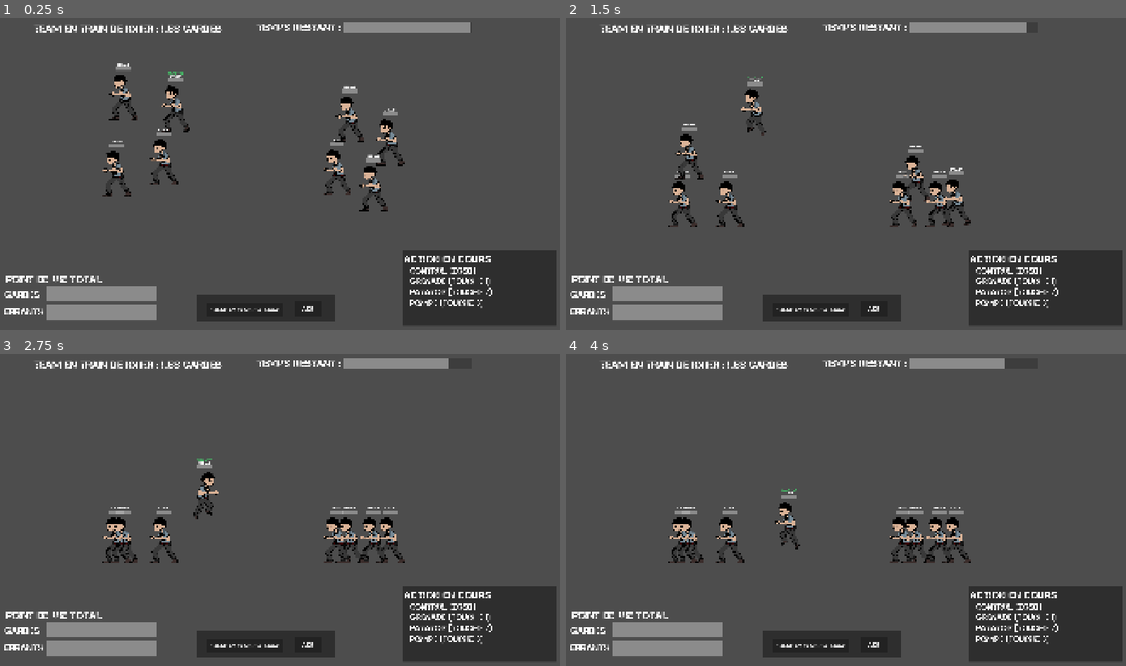
Above: before the commit, frames 1-4 (two rows, left to right).
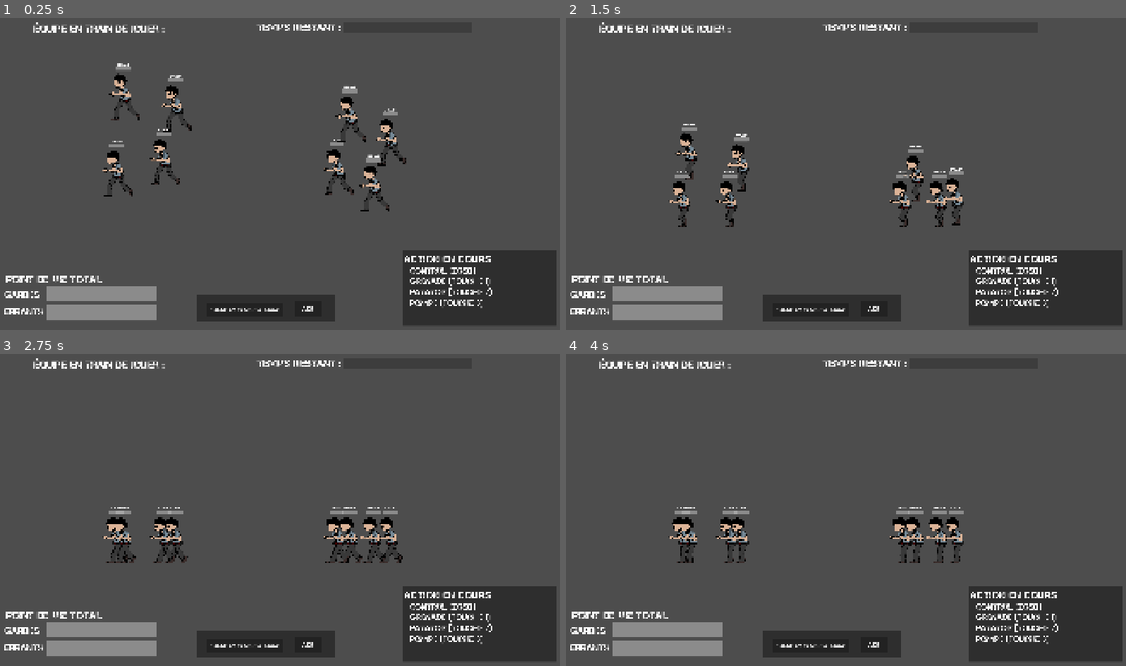
Above: after the commit, the same moments.

Repository: t0qen/baudo-game-jam-autumn
Game: Godot game, scene res://scenes/main.tscn
Two runs of this game, one before a commit and one after it. Both use one fixed random seed, a clock stepped at 60 frames per second and the inputs below. The engine's default icon, where the game draws it, is replaced by a stand-in: a white triangle on a blue panel in a dark square. Sound files missing from this copy of the repository are replaced by a short silence.
Inputs:
- Up to frame 1 (0.25 s): no input
- Up to frame 2 (1.5 s): hold Right (right) 0.53-1.28 s; hold W (aim_left) 0.53-1.28 s; tap Space (jump) at 0.77 s; hold Left (left) from 1.28 s (still down); tap Down (aim_right) at 1.35 s
- Up to frame 3 (2.75 s): tap Space (jump) at 1.52 s; release Left (left) at 2.03 s; hold Right (right) from 2.03 s (still down); tap 1 (bomb) at 2.1 s
- Up to frame 4 (4 s): tap 3 (pompe) at 2.85 s; tap Space (jump) at 3.02, 3.77 s; release Right (right) at 3.53 s; hold Left (left) from 3.53 s (still down); tap 2 (rocket) at 3.6 s

The runs differ from the first frame. In frame 1, 2.1% of the frame differs, in the area x 5-85%, y 1-62%; in frame 2, 2.6%, in the area x 5-83%, y 1-67%; in frame 3, 2.4%; in frame 4, 2.3%.
Error after the commit: Parse Error: Identifier "current" not declared in the current scope. (res://scripts/bidule_manager.gd:24)

Commit message:
Update bidule_manager.gd

Diff:
--- a/scripts/bidule_manager.gd
+++ b/scripts/bidule_manager.gd
@@ -20,6 +20,8 @@
 	current_bidule = bidule
 	selected_mob_changed.emit(current_bidule)
 
+func get_mob_position():
+	return current.global_position
 
 # Called every frame. 'delta' is the elapsed time since the previous frame.
 func _process(delta: float) -> void:
